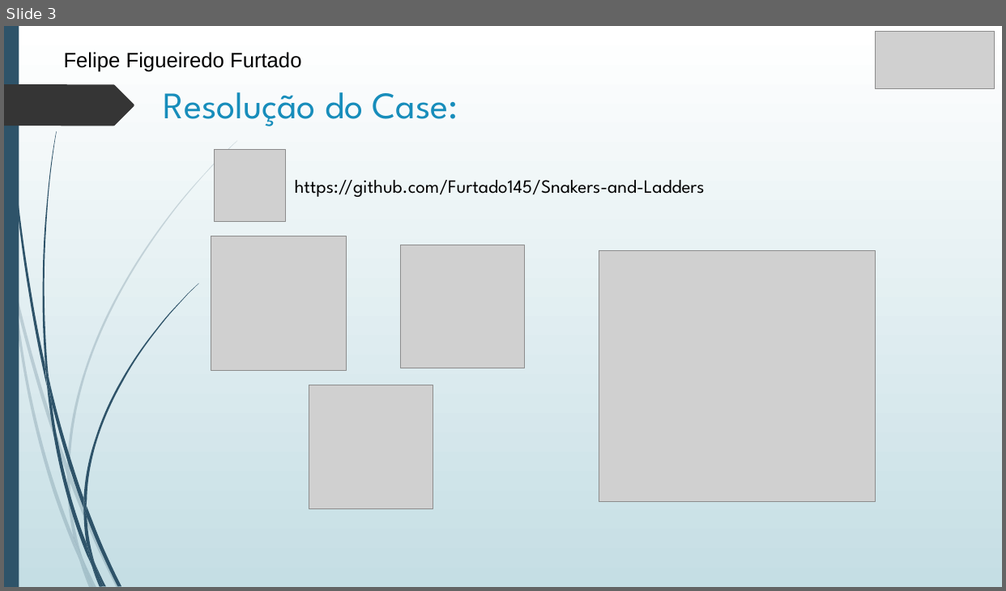
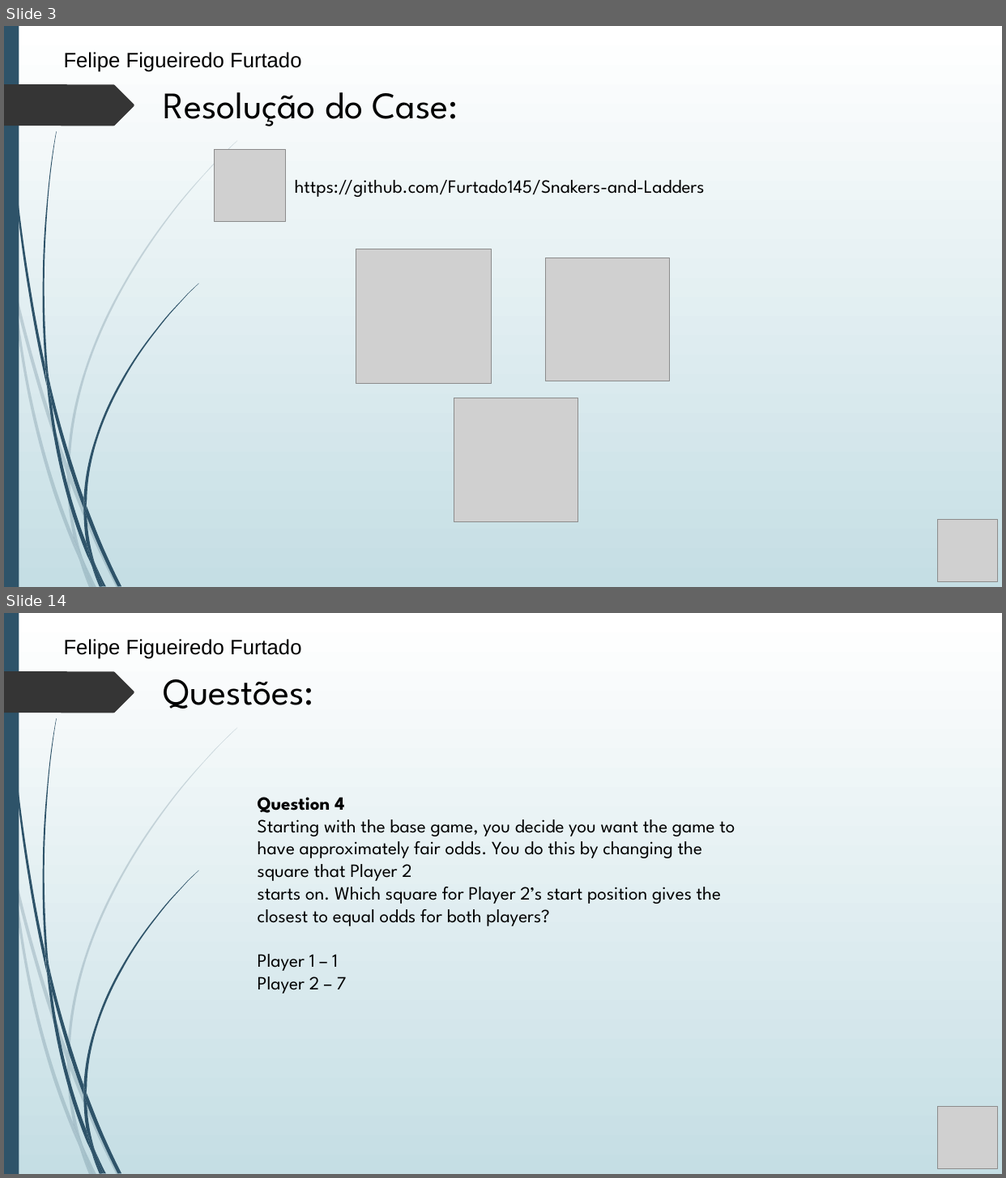
Before and after one commit to Furtado145/Snakers-and-Ladders, a slide deck: ApresentacaoDSM.pptx. Shown one above the other, each under a label of ours: slide 3 before the commit, slides 3 and 14 after it; the slides between them are not shown. The pictures are 1006x591 and 1006x1178 pixels, drawn with LibreOffice and Linux fonts; fonts in the diff are those of the drawing; grey boxes stand for pictures. Boxes give left, top, right and bottom in pixels: in the first picture for what was removed or moved away, otherwise in the second. Text is boxed around its words. In the diff, an @@ line names an element or a change of style, - is before the commit and + after.

```diff
--- a/ApresentacaoDSM.pptx
+++ b/ApresentacaoDSM.pptx
@@ slide 14 added at box(4, 613, 1002, 1174), background gradient #FFFFFF to #C5DEE5; not listed: 24 template elements that a slide beside it also shows @@
@@ text added at box(64, 639, 302, 659), 20 pt, text #000000 @@
+Felipe Figueiredo Furtado
@@ text added at box(163, 679, 313, 709), 36 pt, text #000000 @@
+Questões:
@@ text added at box(258, 797, 735, 994), 18 pt, text #000000 @@
+Question 4
+Starting with the base game, you decide you want the game to have approximately fair odds. You do this by changing the square that Player 2
+starts on. Which square for Player 2’s start position gives the closest to equal odds for both players?
+Player 1 – 1
+Player 2 – 7
@@ picture added at box(938, 1106, 997, 1169) @@
@@ slide 3 changed as well @@
@@ picture removed at box(876, 31, 995, 89) @@
@@ title "Resolução do Case:" at box(164, 92, 458, 126): text colour #178DBB to #000000 @@
@@ picture removed at box(599, 250, 876, 502) @@
@@ 3 pictures: place and size @@
-3 pictures at box(211, 237, 524, 509)
+3 pictures at box(356, 249, 669, 523)
@@ picture added at box(938, 519, 997, 582) @@
```
Also in this commit, not shown: 14 other slides added, 2 slides removed.
